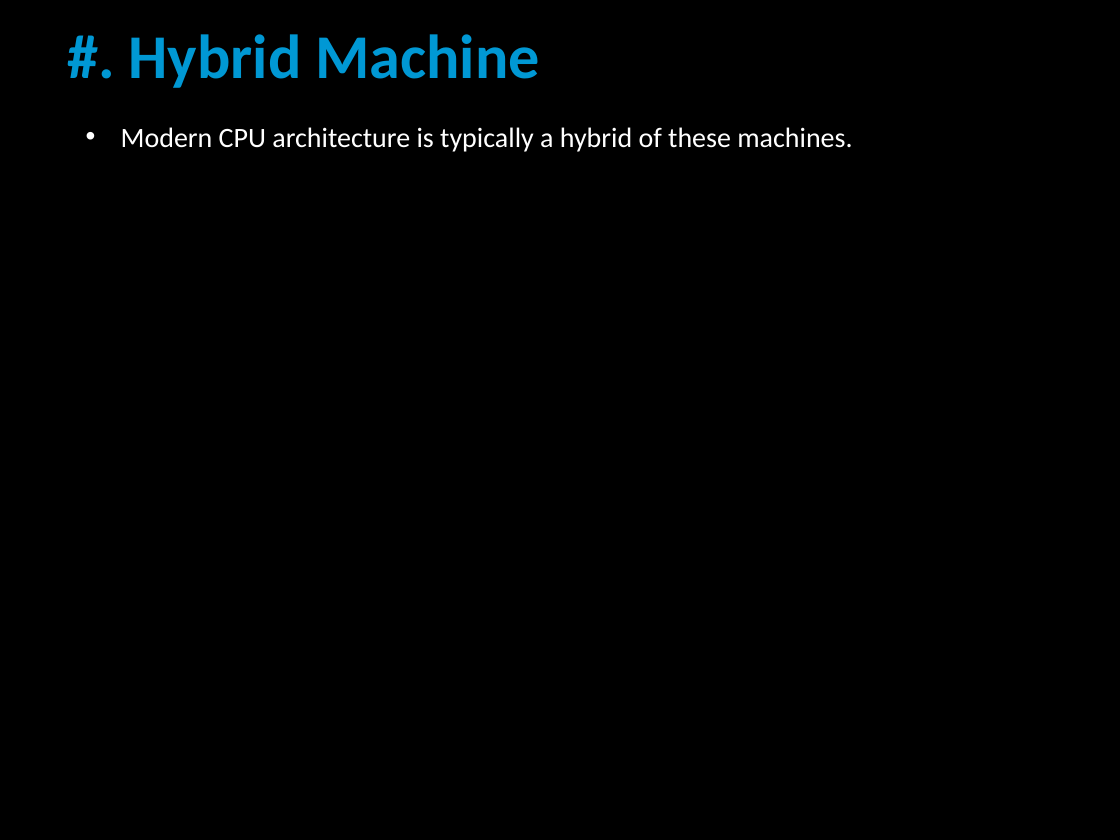
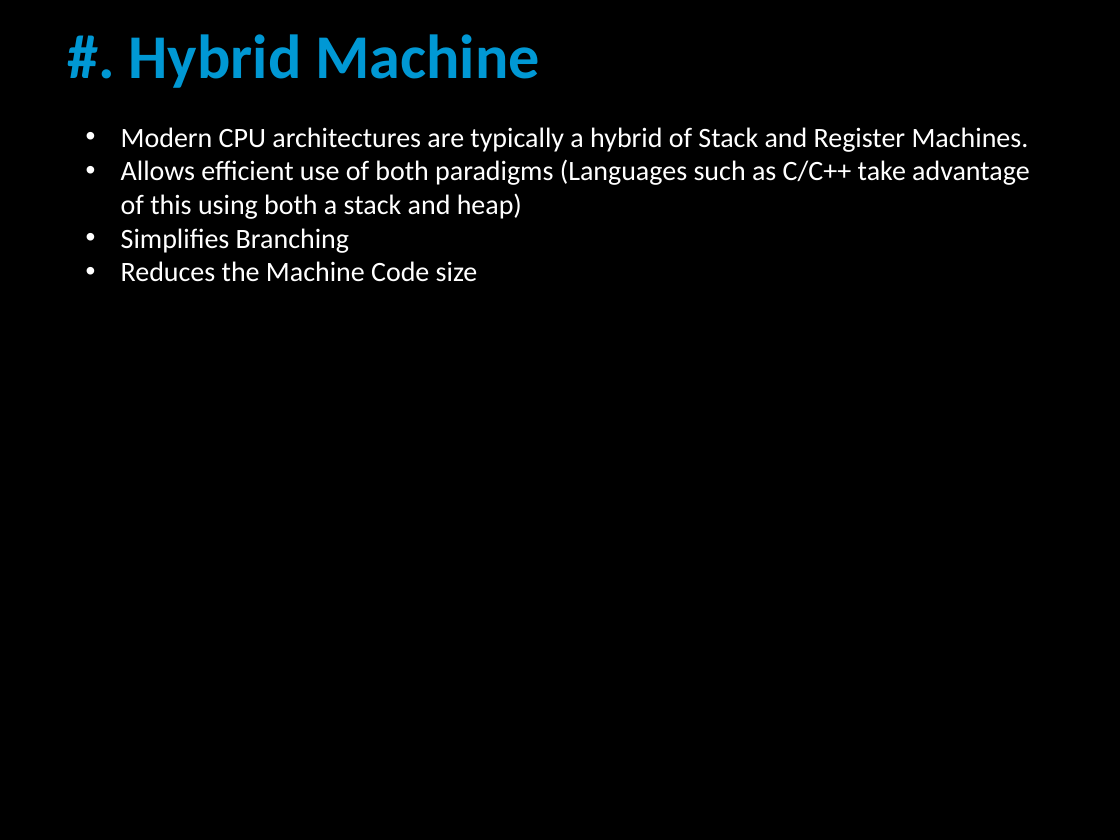
Before and after one commit to liamcarter111/Lectures, a slide deck: slide 28 of Imperial_College_29-01-2020/Presentation.pptx. Drawn at 1120x840 pixels with LibreOffice and Linux fonts; fonts in the diff are those of the drawing. Boxes give left, top, right and bottom in pixels: in the first picture for what was removed or moved away, otherwise in the second. Text is boxed around its words. In the diff, an @@ line names an element or a change of style, - is before the commit and + after.

```diff
--- a/Imperial_College_29-01-2020/Presentation.pptx
+++ b/Imperial_College_29-01-2020/Presentation.pptx
@@ text at box(121, 127, 1030, 282): text changed @@
-• Modern CPU architecture is typically a hybrid of these machines.
+• Modern CPU architectures are typically a hybrid of Stack and Register Machines.
+• Allows efficient use of both paradigms (Languages such as C/C++ take advantage of this using both a stack and heap)
+• Simplifies Branching
+• Reduces the Machine Code size
```
Also in this commit, not shown: 4 slides removed.
